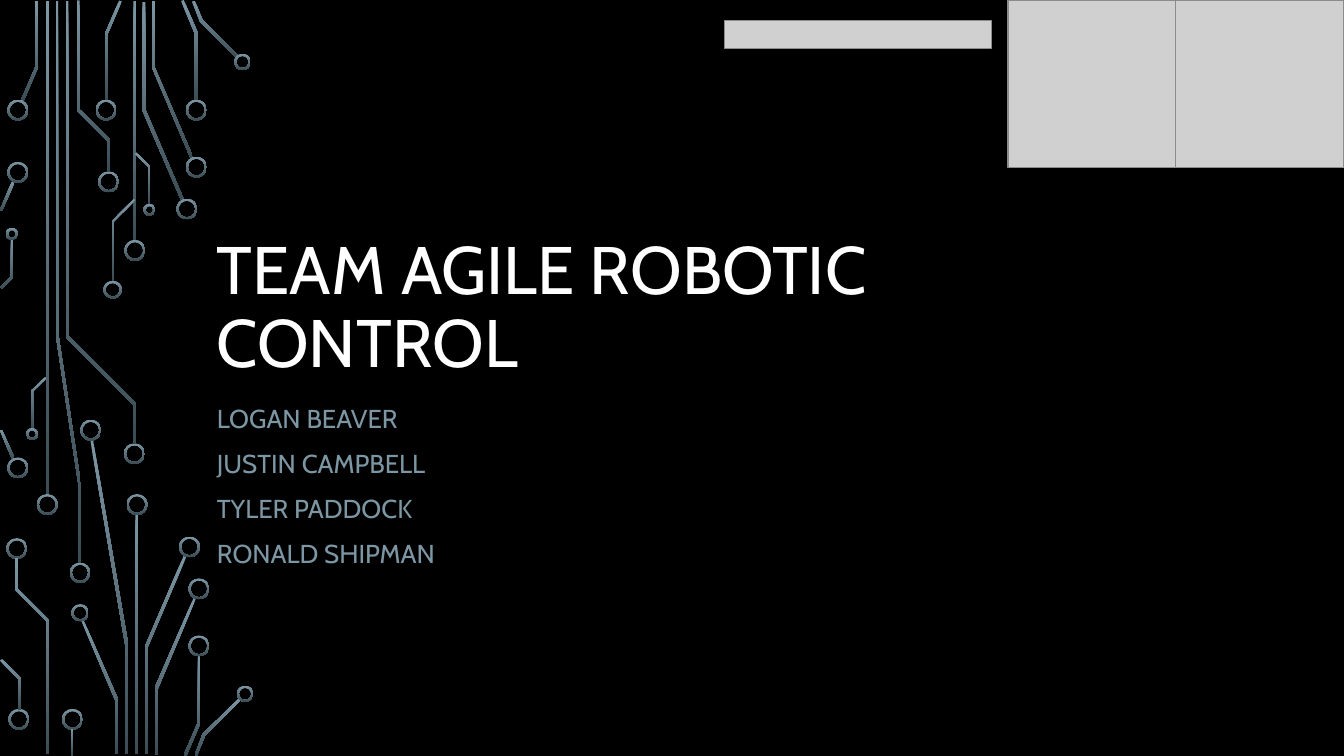
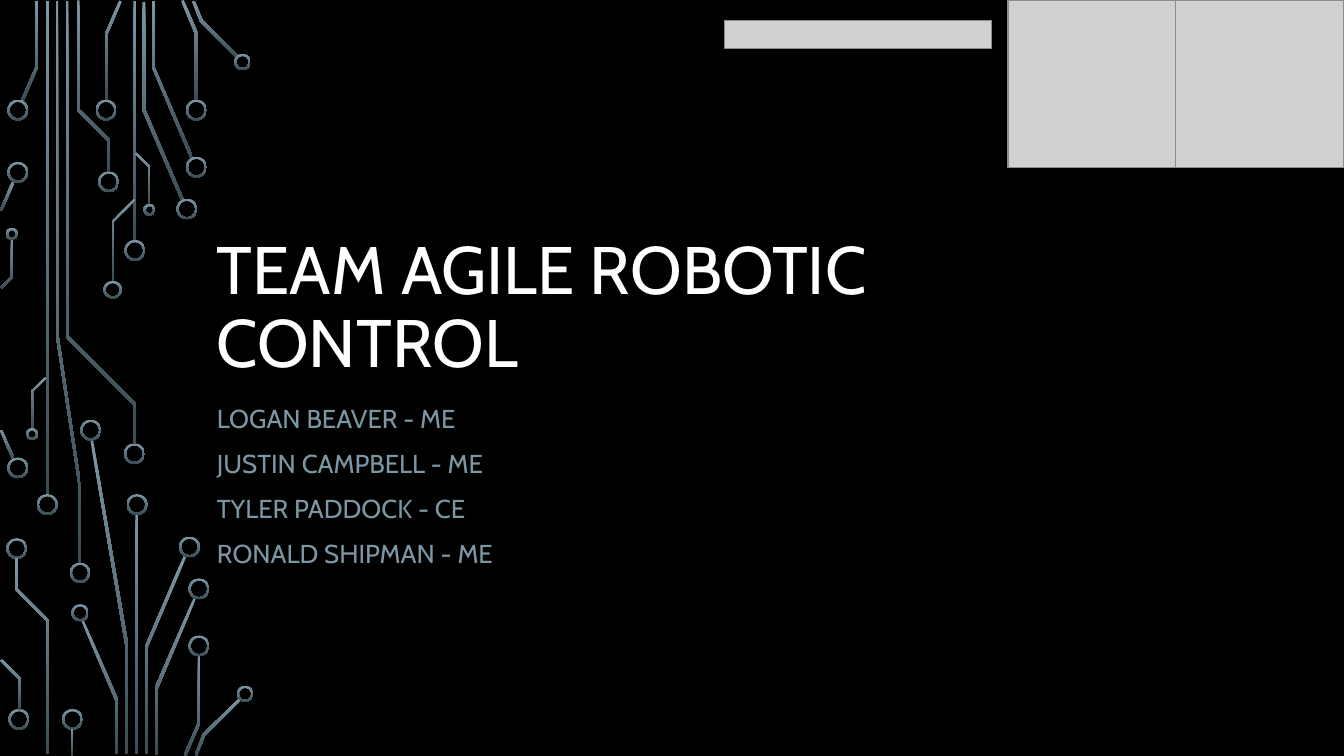
Before and after one commit to Logiant/AgileRoboticControls, a slide deck: slide 1 of Documentation/Presentation/Design Powerpoint.pptx. Drawn at 1344x756 pixels with LibreOffice and Linux fonts; fonts in the diff are those of the drawing; grey boxes stand for pictures; background and template pictures are left out. Boxes give left, top, right and bottom in pixels: in the first picture for what was removed or moved away, otherwise in the second. Text is boxed around its words. In the diff, an @@ line names an element or a change of style, - is before the commit and + after.

```diff
--- a/Documentation/Presentation/Design Powerpoint.pptx
+++ b/Documentation/Presentation/Design Powerpoint.pptx
@@ subtitle at (217,409,493,564): text changed @@
-LOGAN BEAVER
-JUSTIN CAMPBELL
-TYLER PADDOCK
-RONALD SHIPMAN
+LOGAN BEAVER - ME
+JUSTIN CAMPBELL - ME
+TYLER PADDOCK - CE
+RONALD SHIPMAN - ME
```
Also in this commit, not shown: 4 other slides changed, 1 slide added.
